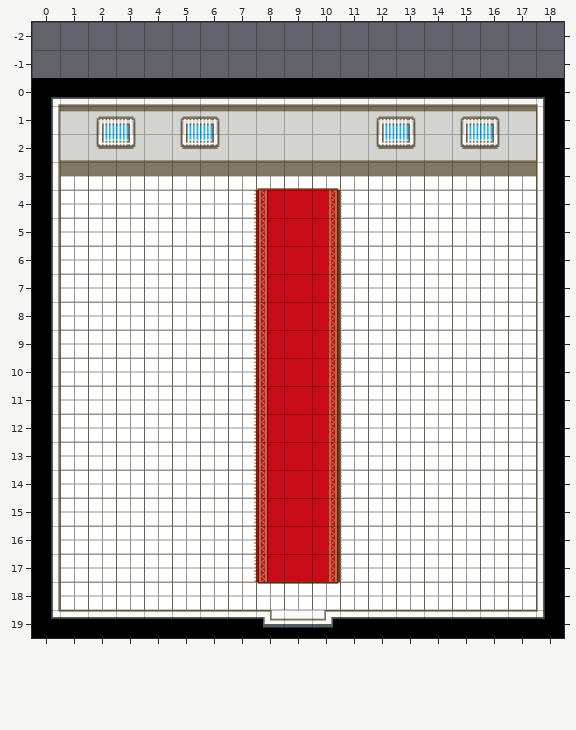
Tiled map -- data/maps/ending.tmx. The picture above was drawn from the file before the commit.
Cells are 64x64 px. Shown: x 0..18, y -2..19.
The result:
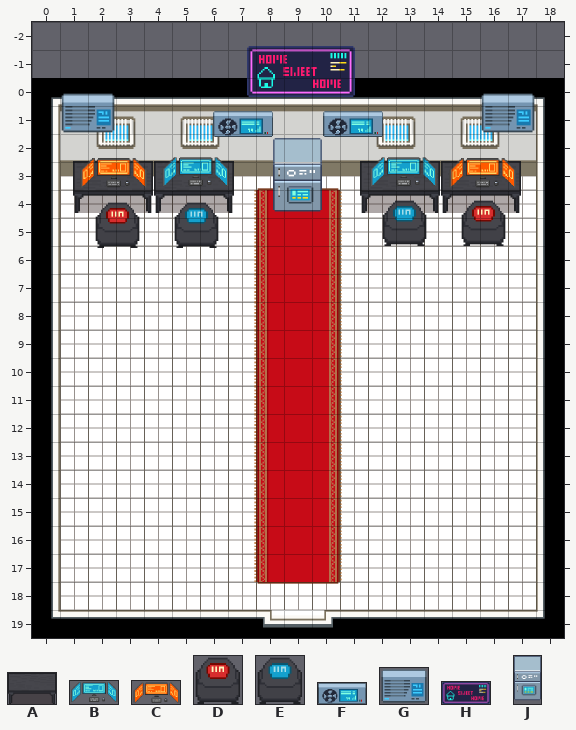
Key: from "objects": A 3 "mesa", B 4 "computer4-export", C 5 "computer3-export", D 7 "cadeira_gamer1", E 8 "cadeira_gamer2", F 9 "ar_condicionado-export", G 10 "ar_condicionado2", H 11 "home_sweet_home", J 13 "geladeira1".
Objects are placed by their top-left corner, in cells (3,4 is the top-left corner of cell 3,4); size is 1x1 cell unless given.
The exact change:
Layer "Objects":
added: H "home_sweet_home" at 7.7,-1.1 size 3.9x1.8
added: G "ar_condicionado2" at 1,0.5 size 2x1.5
added: G "ar_condicionado2" at 16,0.5 size 2x1.5
added: F "ar_condicionado-export" at 10.4,1.2 size 2.1x0.9
added: F "ar_condicionado-export" at 6.5,1.2 size 2.1x0.9
added: A "mesa" at 4.4,3 size 2.9x1.9
added: A "mesa" at 14.6,3 size 2.9x1.9
added: A "mesa" at 1.5,3 size 2.9x1.9
added: A "mesa" at 11.7,3 size 2.9x1.9
added: D "cadeira_gamer1" at 15.3,4.3 size 1.7x1.7
added: E "cadeira_gamer2" at 12.5,4.3 size 1.7x1.7
added: D "cadeira_gamer1" at 2.2,4.4 size 1.7x1.7
added: E "cadeira_gamer2" at 5,4.4 size 1.7x1.7
Layer "Interactive Objects" (added):
added: C "computer3-export" at 1.6,2.8 size 2.5x1.2
added: B "computer4-export" at 4.6,2.8 size 2.5x1.2
added: B "computer4-export" at 12,2.8 size 2.5x1.2
added: C "computer3-export" at 14.8,2.8 size 2.5x1.2
added: J "geladeira1" at 8.6,2.1 size 1.8x2.9
Boxes around the changes in both pictures, in picture pixels (x1, y1, x2, y2):
added: (61, 46, 535, 248)
